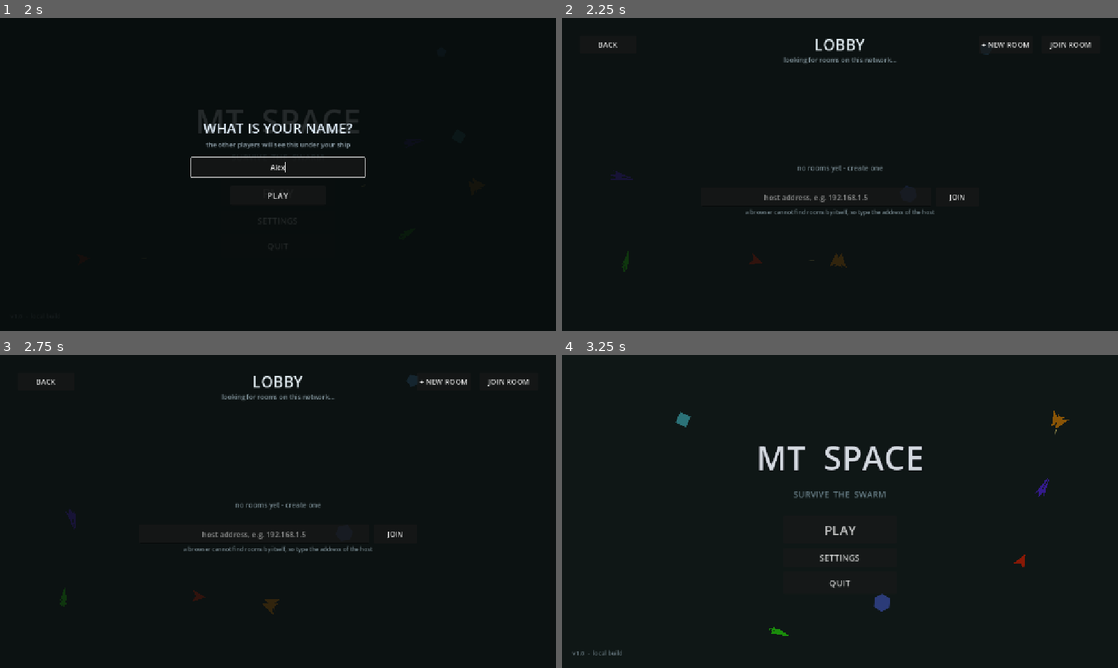
Above: before the commit, frames 1-4 (two rows, left to right).
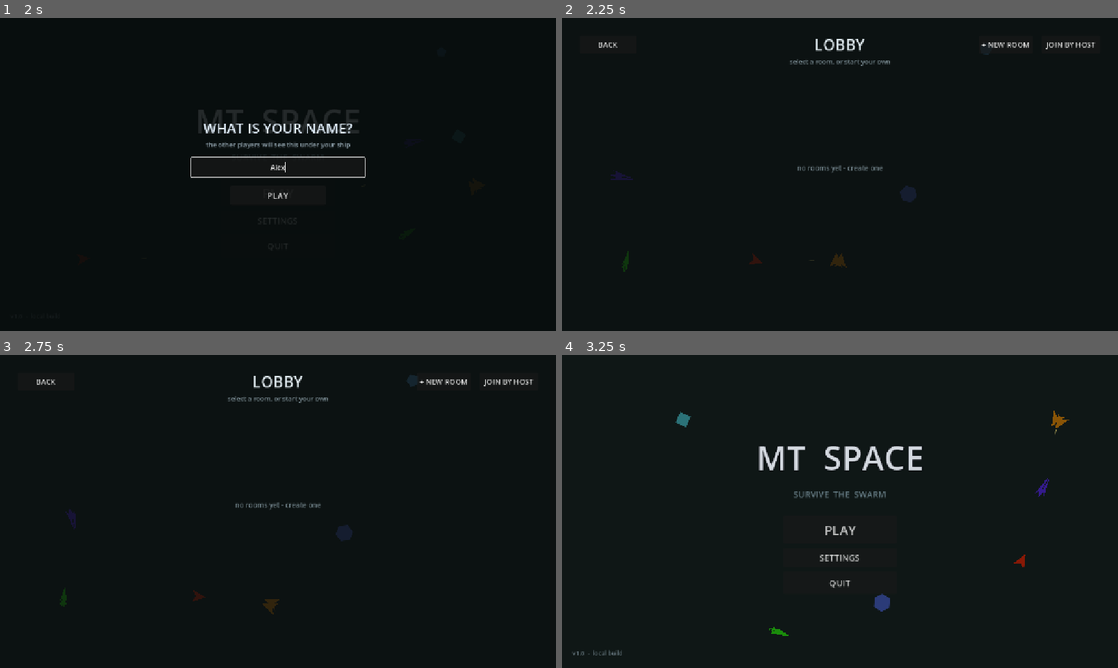
Above: after the commit, the same moments.

Repository: lmt1102011/MT-Space
Game: Godot game, scene res://scenes/menu.tscn
The game is run twice, just before and just after one commit, with the same random seed, the same clock (stepped at 60 frames per second) and the same inputs.
Inputs (mouse positions are in pixels of both pictures, inside the frame that each line leads up to):
- Up to frame 1 (2 s): click "PLAY" at 0.5 s; click (278, 168) at 1.27 s; type "Alex" at 1.35 s
- Up to frame 2 (2.25 s): click "PLAY" at 2 s
- Up to frame 3 (2.75 s): no input
- Up to frame 4 (3.25 s): click "BACK" at 2.75 s

Frame 1 is identical in both runs. In frame 2, 0.8% of the frame differs, in the area x 33-96%, y 7-64%; in frame 3, 0.8%; in frame 4, nothing differs.

Commit message:
ui: fix overlapping panels on the lobby, menu and upgrade screens

Diff:
--- a/scenes/lobby.tscn
+++ b/scenes/lobby.tscn
@@ -46,8 +46,8 @@
 [node name="SubHeader" type="Label" parent="UI"]
 anchor_left = 0.0
 anchor_right = 1.0
-offset_top = 84.0
-offset_bottom = 108.0
+offset_top = 88.0
+offset_bottom = 112.0
 grow_horizontal = 2
 theme_override_font_sizes/font_size = 15
 theme_override_colors/font_color = Color(0.48, 0.55, 0.58, 1)
@@ -87,7 +87,7 @@
 grow_horizontal = 0
 grow_vertical = 2
 theme_override_font_sizes/font_size = 17
-text = "JOIN ROOM"
+text = "JOIN BY HOST"
 
 [node name="RoomsList" type="VBoxContainer" parent="UI"]
 anchor_left = 0.5
@@ -95,7 +95,7 @@
 anchor_right = 0.5
 anchor_bottom = 0.5
 offset_left = -320.0
-offset_top = -200.0
+offset_top = -160.0
 offset_right = 320.0
 offset_bottom = 190.0
 grow_horizontal = 2
@@ -120,16 +120,14 @@
 vertical_alignment = 1
 
 [node name="AddressPanel" type="Control" parent="UI"]
-anchor_left = 0.5
-anchor_top = 0.5
-anchor_right = 0.5
-anchor_bottom = 0.5
-offset_left = -320.0
-offset_top = 30.0
-offset_right = 320.0
-offset_bottom = 90.0
-grow_horizontal = 2
-grow_vertical = 2
+anchor_left = 1.0
+anchor_right = 1.0
+offset_left = -460.0
+offset_top = 116.0
+offset_right = -40.0
+offset_bottom = 192.0
+grow_horizontal = 0
+visible = false
 
 [node name="AddressEdit" type="LineEdit" parent="UI/AddressPanel"]
 anchor_right = 1.0
@@ -156,7 +154,7 @@
 grow_horizontal = 2
 theme_override_font_sizes/font_size = 13
 theme_override_colors/font_color = Color(0.45, 0.52, 0.55, 1)
-text = "a browser cannot find rooms by itself, so type the address of the host"
+text = "host address - use wss:// when this page is https"
 horizontal_alignment = 1
 vertical_alignment = 1
 
@@ -168,7 +166,7 @@
 offset_left = -260.0
 offset_top = -150.0
 offset_right = 260.0
-offset_bottom = 100.0
+offset_bottom = 140.0
 grow_horizontal = 2
 grow_vertical = 2
 visible = false
@@ -204,32 +202,32 @@
 alignment = 1
 placeholder_text = "room name"
 
+[node name="WebModeButton" type="Button" parent="UI/CreatePanel"]
+anchor_right = 1.0
+offset_top = 132.0
+offset_bottom = 166.0
+grow_horizontal = 2
+theme_override_font_sizes/font_size = 14
+text = "CONNECTION: FAST (LAN)"
+
 [node name="CreateConfirm" type="Button" parent="UI/CreatePanel"]
 anchor_left = 0.5
 anchor_right = 0.5
 offset_left = -120.0
-offset_top = 144.0
+offset_top = 180.0
 offset_right = 120.0
-offset_bottom = 192.0
+offset_bottom = 224.0
 grow_horizontal = 2
 theme_override_font_sizes/font_size = 20
 text = "CREATE"
 
-[node name="WebModeButton" type="Button" parent="UI/CreatePanel"]
-anchor_right = 1.0
-offset_top = 96.0
-offset_bottom = 130.0
-grow_horizontal = 2
-theme_override_font_sizes/font_size = 14
-text = "CONNECTION: FAST (LAN)"
-
 [node name="CreateCancel" type="Button" parent="UI/CreatePanel"]
 anchor_left = 0.5
 anchor_right = 0.5
 offset_left = -120.0
-offset_top = 202.0
+offset_top = 232.0
 offset_right = 120.0
-offset_bottom = 246.0
+offset_bottom = 270.0
 grow_horizontal = 2
 theme_override_font_sizes/font_size = 15
 text = "CANCEL"
@@ -450,9 +448,9 @@
 anchor_top = 0.5
 anchor_right = 0.5
 anchor_bottom = 0.5
-offset_left = -120.0
+offset_left = -100.0
 offset_top = 84.0
-offset_right = 120.0
+offset_right = 100.0
 offset_bottom = 128.0
 grow_horizontal = 2
 theme_override_font_sizes/font_size = 19
@@ -463,9 +461,9 @@
 anchor_top = 0.5
 anchor_right = 0.5
 anchor_bottom = 0.5
-offset_left = -120.0
+offset_left = -100.0
 offset_top = 136.0
-offset_right = 120.0
+offset_right = 100.0
 offset_bottom = 176.0
 grow_horizontal = 2
 theme_override_font_sizes/font_size = 15
@@ -476,9 +474,9 @@
 anchor_top = 0.5
 anchor_right = 0.5
 anchor_bottom = 0.5
-offset_left = -120.0
+offset_left = -100.0
 offset_top = 184.0
-offset_right = 120.0
+offset_right = 100.0
 offset_bottom = 224.0
 grow_horizontal = 2
 theme_override_font_sizes/font_size = 15
--- a/scenes/main.tscn
+++ b/scenes/main.tscn
@@ -351,8 +351,8 @@
 offset_top = 134.0
 offset_right = 290.0
 offset_bottom = 172.0
-theme_override_font_sizes/font_size = 15
-text = "QUIT GAME"
+theme_override_font_sizes/font_size = 14
+text = "TO LOBBY"
 
 [node name="SpectateLabel" type="Label" parent="HUD"]
 visible = false
--- a/scenes/menu.tscn
+++ b/scenes/menu.tscn
@@ -101,7 +101,6 @@
 
 [node name="Version" type="Label" parent="UI"]
 anchor_top = 1.0
-anchor_right = 1.0
 anchor_bottom = 1.0
 offset_left = 24.0
 offset_top = -44.0
--- a/scripts/game.gd
+++ b/scripts/game.gd
@@ -125,12 +125,27 @@
 
 
 # The controls are picked by the device the game runs on: a phone gets the
-# two sticks, a computer the keyboard.
+# two sticks, a computer the keyboard. A touchscreen laptop is still a
+# computer, only a real phone build or a phone browser gets the sticks.
 func _detect_control_mode() -> void:
-	if DisplayServer.is_touchscreen_available():
-		control_mode = CONTROL_MOBILE
+	var mobile := false
+	if OS.has_feature("web"):
+		mobile = _web_is_phone()
 	else:
-		control_mode = CONTROL_PC
+		mobile = OS.has_feature("mobile")
+	control_mode = CONTROL_MOBILE if mobile else CONTROL_PC
+
+
+func _web_is_phone() -> bool:
+	if not ClassDB.class_exists("JavaScriptBridge"):
+		return DisplayServer.is_touchscreen_available()
+	var js := """
+	(function() {
+		try { return /Android|iPhone|iPad|iPod|Mobile/i.test(navigator.userAgent); }
+		catch (e) { return false; }
+	})();
+	"""
+	return bool(JavaScriptBridge.eval(js, true))
 
 
 # The settings are kept, so the player does not have to do it again.
--- a/scripts/hud.gd
+++ b/scripts/hud.gd
@@ -74,7 +74,15 @@
 
 func _on_settings_quit() -> void:
 	Game.sfx("click", -12.0, 0.95, 1.05)
-	get_tree().quit()
+	_leave_to_lobby()
+
+
+# Leaving a match goes back to the lobby, it does not close the whole game.
+func _leave_to_lobby() -> void:
+	Game.set_fire(false)
+	Game.reset_run()
+	Net.leave()
+	get_tree().change_scene_to_file("res://scenes/lobby.tscn")
 
 
 func _on_volume_changed(value: float) -> void:
--- a/scripts/lobby.gd
+++ b/scripts/lobby.gd
@@ -42,6 +42,8 @@
 var _my_room: int = -1          # index into Net.rooms
 var _creating: bool = false
 var _in_room: bool = false
+# the address box is only open after the join by host button was pressed
+var _address_open: bool = false
 # a room that speaks websocket can be joined from a browser
 var _web_mode: bool = false
 
@@ -69,10 +71,8 @@
 	# a browser cannot host, and it cannot look for rooms either
 	if not Net.can_host():
 		_create_btn.disabled = true
-		_create_btn.text = "HOSTING IS NOT POSSIBLE HERE"
-		_sub_header.text = "a browser can only join a room - type the address of the host below"
-	elif OS.has_feature("web"):
-		_sub_header.text = "a browser cannot find rooms by itself, so type the address of the host"
+		_create_btn.text = "CANNOT HOST HERE"
+		_sub_header.text = "a browser can only join a desktop host - use JOIN BY HOST"
 
 
 # --- views ----------------------------------------------------------------
@@ -86,11 +86,11 @@
 	_sub_header.visible = not _in_room
 	_rooms_list.visible = not _in_room
 	_create_btn.visible = not _in_room
+	_join_btn.visible = not _in_room
 	_empty_label.visible = not _in_room
 	_back_btn.visible = not _in_room
-	# the box to type an address is only useful when there are no rooms to
-	# pick, that is the case in a browser
-	_address_panel.visible = not _in_room
+	# the address box only shows after the join by host button was pressed
+	_address_panel.visible = _address_open and not _in_room
 	if _in_room:
 		_refresh_room()
 	else:
@@ -107,7 +107,8 @@
 		c.queue_free()
 	_empty_label.visible = Net.rooms.is_empty()
 	if Net.rooms.is_empty():
-		_sub_header.text = "looking for rooms on this network..."
+		_empty_label.text = "no rooms yet - create one" if Net.can_host() \
+			else "a browser cannot find rooms - use JOIN BY HOST"
 	for i in Net.rooms.size():
 		var room: Dictionary = Net.rooms[i]
 		var count := int(room["count"])
@@ -168,8 +169,11 @@
 	_rooms_list.visible = false
 	_empty_label.visible = false
 	_create_btn.visible = false
+	_join_btn.visible = false
 	_back_btn.visible = false
 	_room_panel.visible = false
+	_address_open = false
+	_address_panel.visible = false
 	_create_panel.visible = true
 	_name_edit.grab_focus()
 
@@ -216,9 +220,10 @@
 # from a browser.
 func _on_join_pressed() -> void:
 	Game.sfx("click", -10.0, 0.95, 1.05)
-	# a small panel to type the address of the host
-	_address_panel.visible = not _address_panel.visible
-	if _address_panel.visible and _address_edit:
+	# the address box opens right under the buttons, not in the middle
+	_address_open = not _address_open
+	_address_panel.visible = _address_open
+	if _address_open and _address_edit:
 		_address_edit.grab_focus()
 
 
@@ -229,22 +234,64 @@
 		return
 	var address := text
 	var port := Net.DEFAULT_PORT
-	# an address may come with the port on it
-	if text.contains(":"):
-		var bits := text.rsplit(":", true, 1)
-		address = bits[0]
-		if bits[1].is_valid_int():
-			port = int(bits[1])
+	# a browser can only reach a websocket room, a desktop can use either
+	var web := OS.has_feature("web")
+	if text.begins_with("ws://") or text.begins_with("wss://"):
+		web = true
+		address = text
+		port = _url_port(text)
+		if port <= 0:
+			port = 443 if text.begins_with("wss://") else 80
+	else:
+		# an address may come with the port on it
+		if text.contains(":"):
+			var bits := text.rsplit(":", true, 1)
+			address = bits[0]
+			if bits[1].is_valid_int():
+				port = int(bits[1])
+	# an https page is not allowed to open a plain ws:// connection
+	var probe := address if address.begins_with("ws://") else "ws://" + address
+	if web and Web.page_is_secure() and not address.begins_with("wss://") \
+			and not _is_local_address(probe):
+		_sub_header.text = "this page is https - type a secure wss:// host address"
+		return
 	Net.player_name = _player_name()
-	# a websocket room is the only kind a browser can reach
-	var web := true
-	if address.begins_with("ws://") or address.begins_with("wss://"):
-		web = true
 	if not Net.join_room(address, port, web):
 		return
 	_in_room = true
+	_address_open = false
 	_address_panel.visible = false
 	_refresh()
+
+
+# The port written in a full websocket address, -1 when there is none.
+func _url_port(url: String) -> int:
+	var scheme_end := url.find("://")
+	if scheme_end < 0:
+		return -1
+	var rest := url.substr(scheme_end + 3)
+	var slash := rest.find("/")
+	if slash >= 0:
+		rest = rest.substr(0, slash)
+	var colon := rest.rfind(":")
+	if colon >= 0 and rest.substr(colon + 1).is_valid_int():
+		return int(rest.substr(colon + 1))
+	return -1
+
+
+# A browser may open ws:// on localhost even from a secure page.
+func _is_local_address(url: String) -> bool:
+	var scheme_end := url.find("://")
+	var rest := url.substr(scheme_end + 3)
+	var slash := rest.find("/")
+	if slash >= 0:
+		rest = rest.substr(0, slash)
+	var colon := rest.rfind(":")
+	if colon >= 0:
+		rest = rest.substr(0, colon)
+	rest = rest.to_lower()
+	return rest == "localhost" or rest == "127.0.0.1" \
+		or rest == "::1" or rest == "[::1]"
 
 
 func _on_join(index: int) -> void:
@@ -258,6 +305,8 @@
 	if not Net.join_room(str(room["address"]), int(room["port"]), web):
 		return
 	_in_room = true
+	_address_open = false
+	_address_panel.visible = false
 	_refresh()
 
 
@@ -265,6 +314,7 @@
 	Game.sfx("click", -10.0, 0.95, 1.05)
 	Net.leave()
 	_in_room = false
+	_address_open = false
 	_refresh()
 
 
@@ -298,6 +348,8 @@
 # --- net callbacks --------------------------------------------------------
 func _on_room_joined() -> void:
 	_in_room = true
+	_address_open = false
+	_address_panel.visible = false
 	_refresh()
 
 
--- a/scripts/touch_controls.gd
+++ b/scripts/touch_controls.gd
@@ -46,23 +46,14 @@
 
 
 func _input(event: InputEvent) -> void:
+	# on a computer the keyboard and the mouse do the job, the sticks are only
+	# for a device with a touchscreen
+	if not Game.is_mobile_mode():
+		return
 	if event is InputEventScreenTouch:
 		_on_touch(event as InputEventScreenTouch)
 	elif event is InputEventScreenDrag:
 		_on_drag(event as InputEventScreenDrag)
-	elif event is InputEventMouseButton:
-		# a mouse works as a finger too, that is handy on a desktop browser
-		var mb := event as InputEventMouseButton
-		if mb.button_index == MOUSE_BUTTON_LEFT:
-			_on_touch(_touch_from_mouse(mb.pressed, mb.position, 0))
-
-
-func _touch_from_mouse(pressed: bool, pos: Vector2, index: int) -> InputEventScreenTouch:
-	var t := InputEventScreenTouch.new()
-	t.pressed = pressed
-	t.position = pos
-	t.index = index
-	return t
 
 
 func _on_touch(t: InputEventScreenTouch) -> void:
--- a/scripts/upgrade_cards.gd
+++ b/scripts/upgrade_cards.gd
@@ -17,6 +17,7 @@
 var _hint: Control = null
 var _hint_holder: Control = null
 var _quit_btn: Button = null
+var _minimap: Control = null
 
 const CARD_W := 200.0
 const CARD_H := 280.0
@@ -35,6 +36,9 @@
 	_build_ui()
 	_build_hint()
 	visible = false
+	var parent := get_parent()
+	if parent:
+		_minimap = parent.get_node_or_null("HUD/Minimap") as Control
 	Game.request_upgrade_choice.connect(_on_request)
 
 
@@ -58,8 +62,8 @@
 	_title.anchor_bottom = 0.5
 	_title.offset_left = -400.0
 	_title.offset_right = 400.0
-	_title.offset_top = -250.0
-	_title.offset_bottom = -200.0
+	_title.offset_top = -260.0
+	_title.offset_bottom = -210.0
 	_title.mouse_filter = Control.MOUSE_FILTER_IGNORE
 	_title.add_theme_font_size_override("font_size", 34)
 	_title.add_theme_color_override("font_color", Color(0.9, 0.95, 1.0))
@@ -76,16 +80,17 @@
 	add_child(_holder)
 
 	_quit_btn = Button.new()
-	_quit_btn.text = "QUIT"
+	_quit_btn.text = "TO LOBBY"
 	_quit_btn.anchor_left = 1.0
 	_quit_btn.anchor_right = 1.0
 	_quit_btn.anchor_top = 0.0
 	_quit_btn.anchor_bottom = 0.0
 	_quit_btn.offset_left = -140.0
 	_quit_btn.offset_right = -40.0
-	_quit_btn.offset_top = 16.0
-	_quit_btn.offset_bottom = 56.0
-	_quit_btn.add_theme_font_size_override("font_size", 17)
+	# below the minimap, so the two never sit on top of each other
+	_quit_btn.offset_top = 158.0
+	_quit_btn.offset_bottom = 198.0
+	_quit_btn.add_theme_font_size_override("font_size", 15)
 	_quit_btn.pressed.connect(_on_quit)
 	_quit_btn.visible = false
 	add_child(_quit_btn)
@@ -183,6 +188,10 @@
 		_cards.append(c)
 
 	visible = true
+	# the modal covers the HUD; hiding the minimap keeps the title clear on
+	# narrow screens where it would otherwise sit under the minimap
+	if is_instance_valid(_minimap):
+		_minimap.visible = false
 	# the waiting card steps aside, the real choice takes over
 	_hint.visible = false
 	_dim.visible = true
@@ -263,6 +272,8 @@
 		tw.parallel().tween_property(c, "modulate:a", 0.0, 0.2)
 	tw.tween_callback(func():
 		visible = false
+		if is_instance_valid(_minimap):
+			_minimap.visible = true
 		for c in _cards:
 			c.queue_free()
 		_cards.clear())
@@ -270,4 +281,8 @@
 
 func _on_quit() -> void:
 	Game.sfx("click", -12.0, 0.95, 1.05)
-	get_tree().quit()
+	# leaving a match goes back to the lobby, it does not close the game
+	Game.set_fire(false)
+	Game.reset_run()
+	Net.leave()
+	get_tree().change_scene_to_file("res://scenes/lobby.tscn")
--- a/scripts/web.gd
+++ b/scripts/web.gd
@@ -29,6 +29,16 @@
 
 func is_web() -> bool:
 	return OS.has_feature("web")
+
+
+# True when the page was loaded over https. A secure page is not allowed to
+# open a plain ws:// connection, only a wss:// one.
+func page_is_secure() -> bool:
+	if not is_web():
+		return false
+	if not ClassDB.class_exists("JavaScriptBridge"):
+		return false
+	return str(JavaScriptBridge.eval("window.location.protocol", true)) == "https:"
 
 
 # Puts the game in fullscreen, or brings it back out of it.
--- a/tools/wsclient.gd
+++ b/tools/wsclient.gd
@@ -16,8 +16,6 @@
 		Net._discovery.close()
 		Net._discovery = null
 		print("client: discovery turned off")
-	Net.debug_no_ping = true
-	print("client: ping turned off")
 
 
 func _process(_delta: float) -> void:
Not shown, changed: site/index.html
